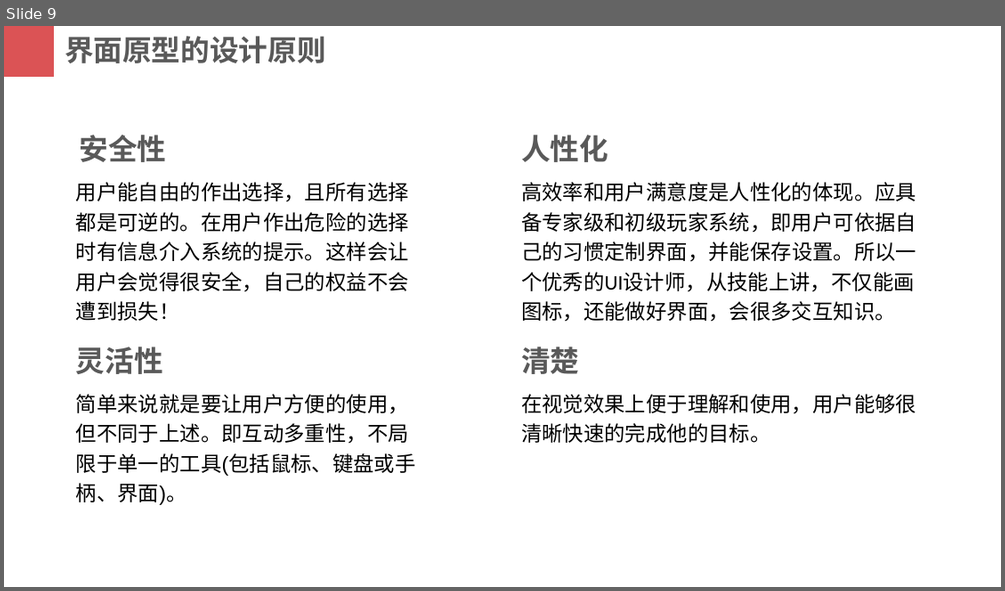
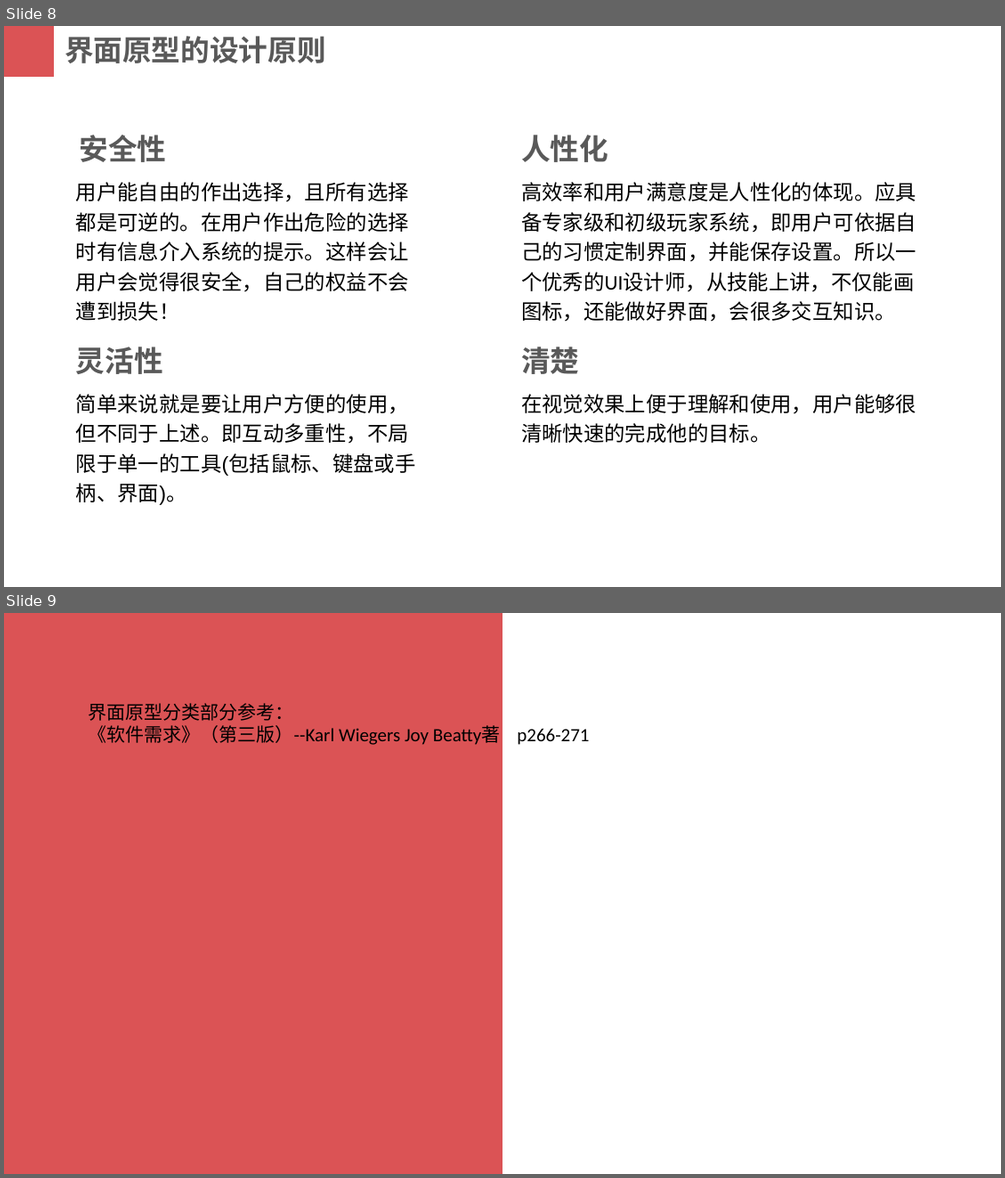
Before and after one commit to PRD2018-G03/PRD2018-G03-SoftwareEngineeringProject, a slide deck: 非受控文档/2_叶柏成/PPT/红灰配色简洁实用PPT模板.pptx. Shown one above the other, each under a label of ours: slide 9 before the commit, slides 8 and 9 after it. The pictures are 1005x591 and 1005x1178 pixels, drawn with LibreOffice and Linux fonts; fonts in the diff are those of the drawing. Boxes give left, top, right and bottom in pixels: in the first picture for what was removed or moved away, otherwise in the second. Text is boxed around its words. In the diff, an @@ line names an element or a change of style, - is before the commit and + after.

```diff
--- a/非受控文档/2_叶柏成/PPT/红灰配色简洁实用PPT模板.pptx
+++ b/非受控文档/2_叶柏成/PPT/红灰配色简洁实用PPT模板.pptx
@@ slide 9 added at [4,613,1001,1174], background #FFFFFF @@
@@ rectangle added at [4,613,502,1174], fill #DB5355 @@
@@ text added at [89,703,589,745], 18 pt, text #000000 @@
+界面原型分类部分参考：
+《软件需求》（第三版）--Karl Wiegers Joy Beatty著 p266-271
@@ what was slide 9 is now slide 8 @@
```
Also in this commit, not shown: 2 slides removed.
